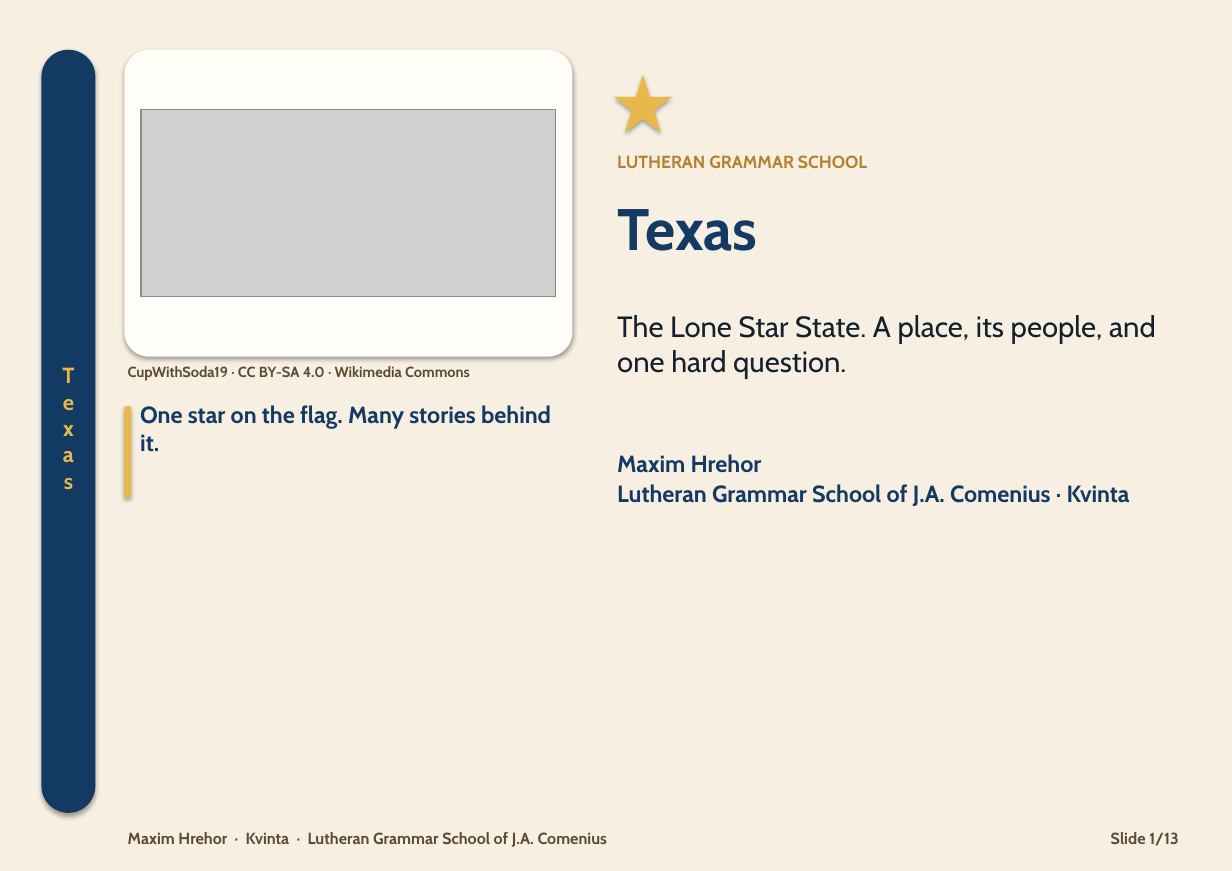
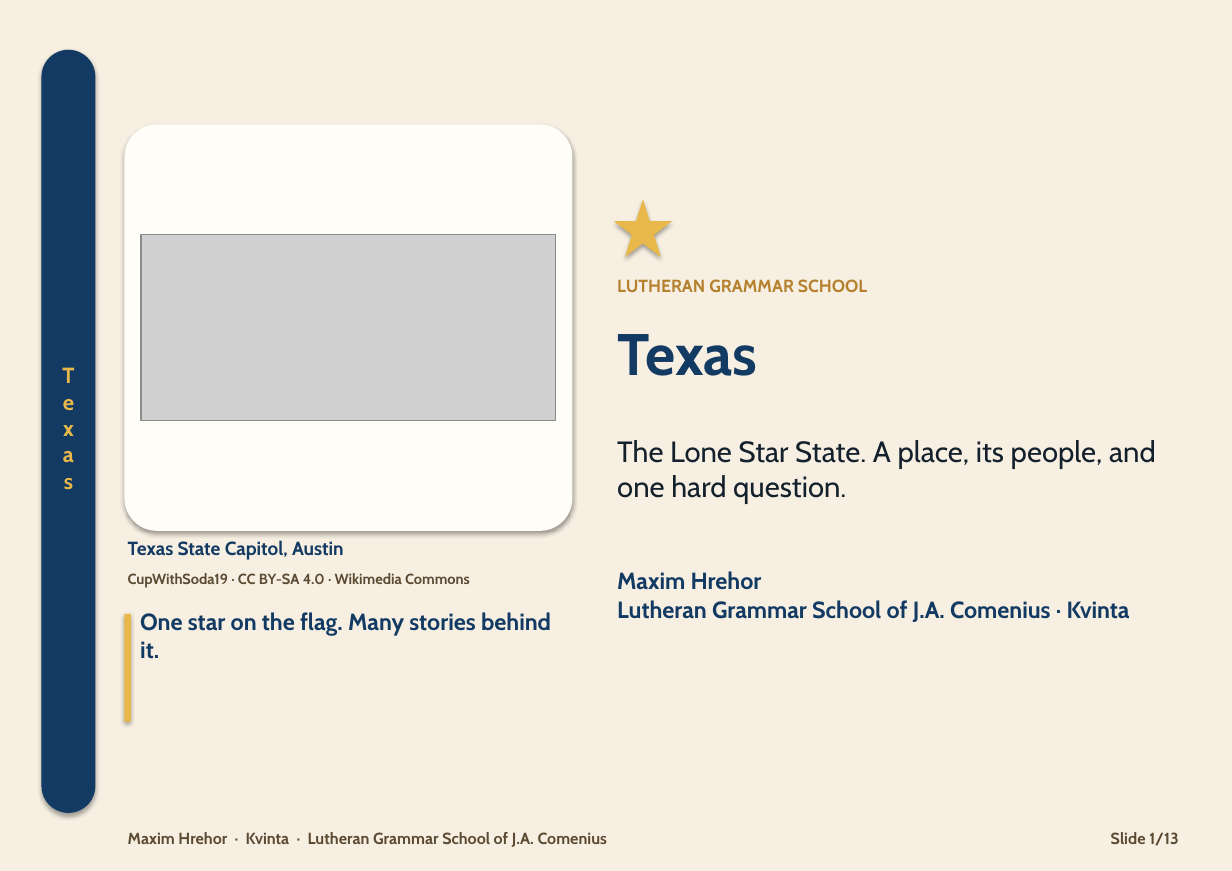
Before and after one commit to HenrichHrehor/Visualia, a slide deck: slide 1 of export/texas/ver2.pptx. Drawn at 1232x871 pixels with LibreOffice and Linux fonts; fonts in the diff are those of the drawing; grey boxes stand for pictures. Boxes give left, top, right and bottom in pixels: in the first picture for what was removed or moved away, otherwise in the second. Text is boxed around its words. In the diff, an @@ line names an element or a change of style, - is before the commit and + after.

```diff
--- a/export/texas/ver2.pptx
+++ b/export/texas/ver2.pptx
@@ rounded rectangle: place and size @@
-rounded rectangle at <box>124,50,572,356</box>
+rounded rectangle at <box>124,124,572,531</box>
@@ 3 texts, 1 picture, 1 star: place and size @@
-3 texts, 1 picture, 1 star at <box>141,75,1156,379</box>
+3 texts, 1 picture, 1 star at <box>141,199,1156,504</box>
@@ text "CupWithSoda19 · CC BY-SA 4.0 ...": place and size @@
-text "CupWithSoda19 · CC BY-SA 4.0 ..." at <box>128,366,470,381</box>
+text "CupWithSoda19 · CC BY-SA 4.0 ..." at <box>128,573,470,588</box>
@@ text added at <box>128,540,344,560</box>, 13 pt, text #123A63, bold @@
+Texas State Capitol, Austin
@@ text "Maxim Hrehor": place and size @@
-text "Maxim Hrehor" at <box>617,454,1130,506</box>
+text "Maxim Hrehor" at <box>617,571,1130,622</box>
@@ rectangle: place and size @@
-rectangle at <box>124,407,131,498</box>
+rectangle at <box>124,614,131,722</box>
@@ text "One star on the flag. ...": place and size @@
-text "One star on the flag. ..." at <box>140,405,551,452</box>
+text "One star on the flag. ..." at <box>140,612,551,659</box>
```
Also in this commit, not shown: 12 other slides changed, 4 other files.
